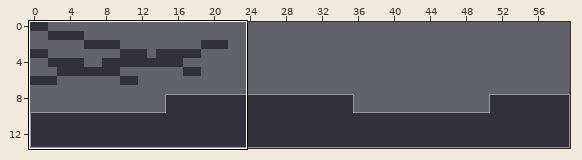
Two versions of a level (Tiled map (JSON), Assets/firstLevelTilemapJson.tmj). The picture above shows the old version from afar; the outline marks the close-up.
Close-up. The starting point:
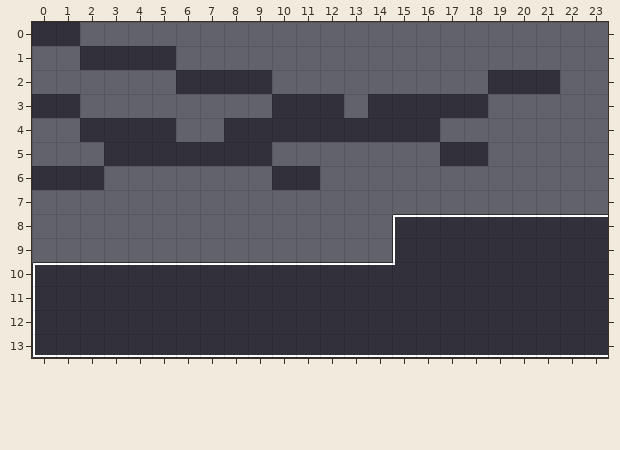
Cells are 16x16 px. Shown: x 0..23, y 0..13.
Once edited:
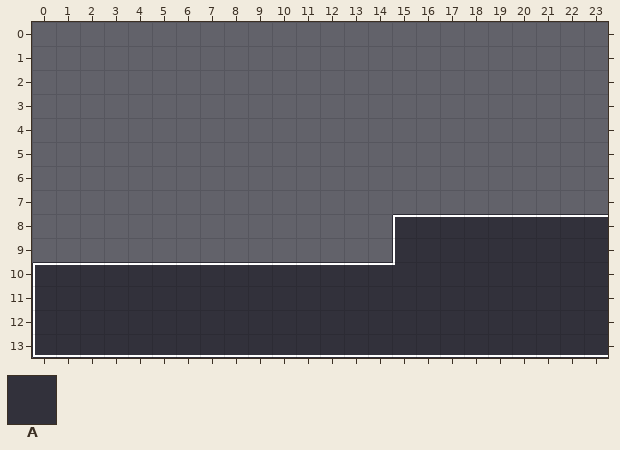
Key: from "gametiles": A 8.
_ is an empty cell.
Commit: added tilemaps, sidescrolling
What changed:
Layer "ground":
y 0: x 0..1 AA -> __
y 1: x 2..5 AAAA -> ____
y 2: x 6..9 AAAA -> ____; x 19..21 AAA -> ___
y 3: x 0..1 AA -> __; x 10..12 AAA -> ___; x 14..18 AAAAA -> _____
y 4: x 2..5 AAAA -> ____; x 8..16 AAAAAAAAA -> _________
y 5: x 3..9 AAAAAAA -> _______; x 17..18 AA -> __
y 6: x 0..2 AAA -> ___; x 10..11 AA -> __
